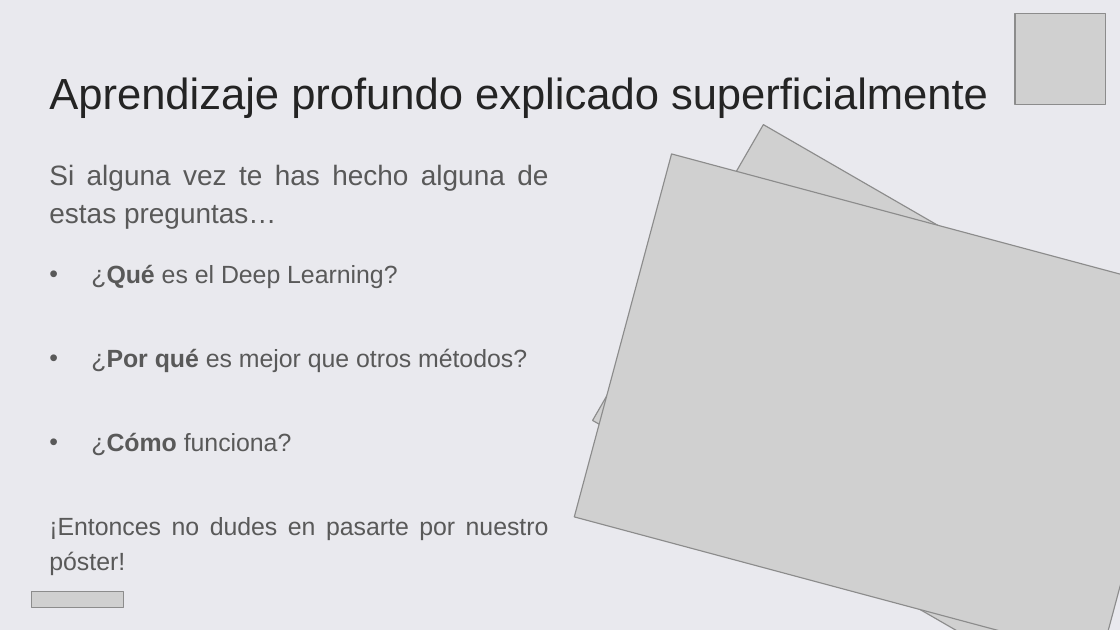
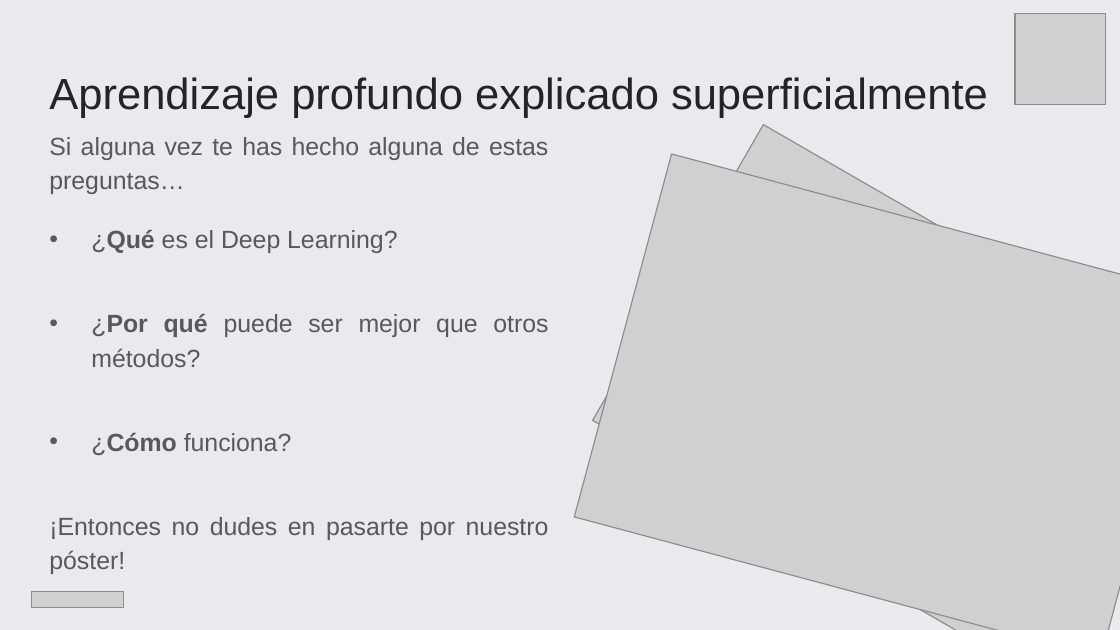
Before and after one commit to luciamariaalvarezcrespo/poster-ipt-2019, a slide deck: slide 2 of docs/ppt/Blank Slides IPT 2019 - Deep Learning.pptx. Drawn at 1120x630 pixels with LibreOffice and Linux fonts; fonts in the diff are those of the drawing; grey boxes stand for pictures. Boxes give left, top, right and bottom in pixels: in the first picture for what was removed or moved away, otherwise in the second. Text is boxed around its words. In the diff, an @@ line names an element or a change of style, - is before the commit and + after.

Commit message:
Fixed PPT
Versión de entrega

```diff
--- a/docs/ppt/Blank Slides IPT 2019 - Deep Learning.pptx
+++ b/docs/ppt/Blank Slides IPT 2019 - Deep Learning.pptx
@@ text "Si alguna vez te has ..." at box(49, 137, 549, 574): vertical alignment top to middle @@
@@ text at box(49, 137, 548, 194): size 18 to 16 pt in "Si alguna vez te has hecho alguna ..." @@
@@ text at box(91, 314, 548, 367): text changed @@
-• ¿Por qué es mejor que otros métodos?
+• ¿Por qué puede ser mejor que otros métodos?
```
Also in this commit, not shown: 1 other file.
